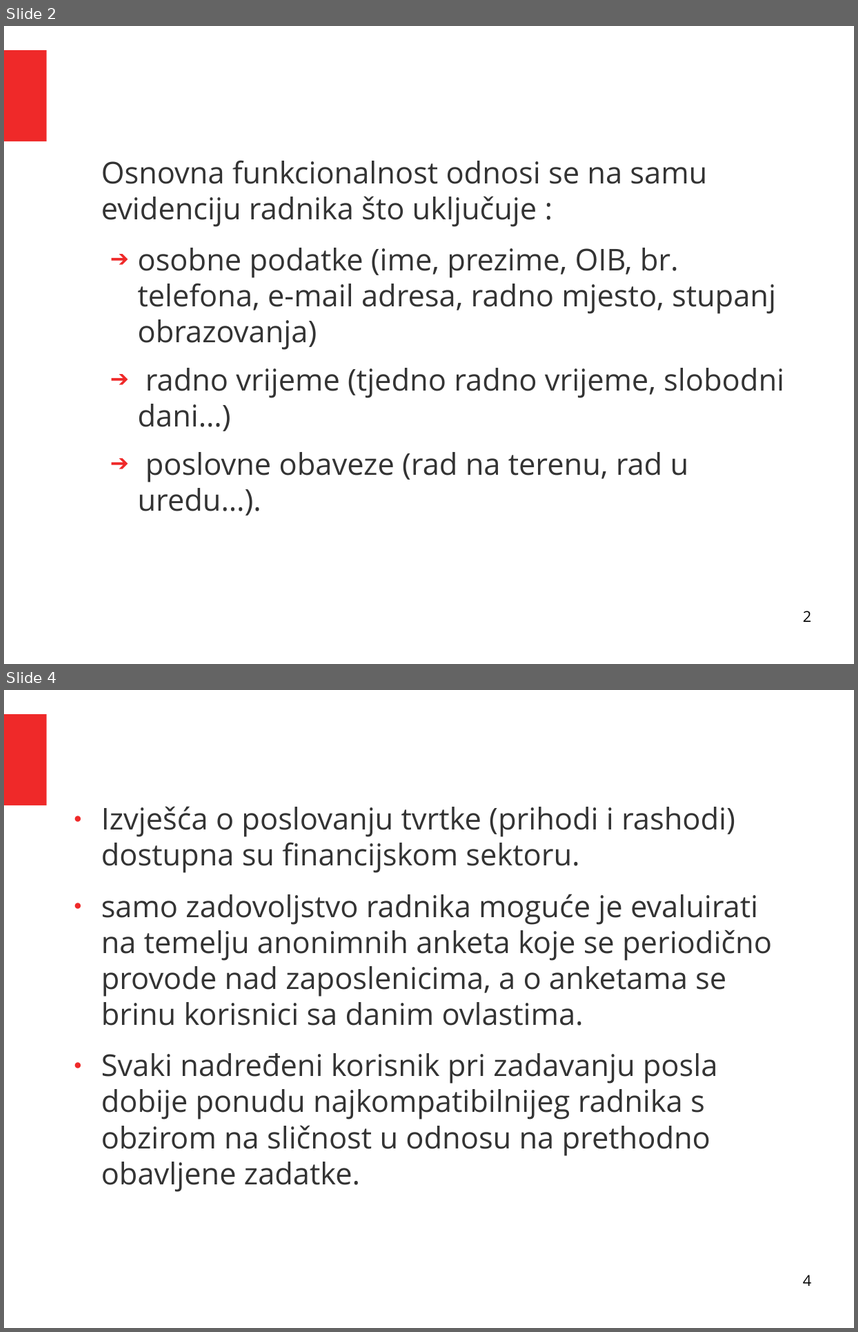
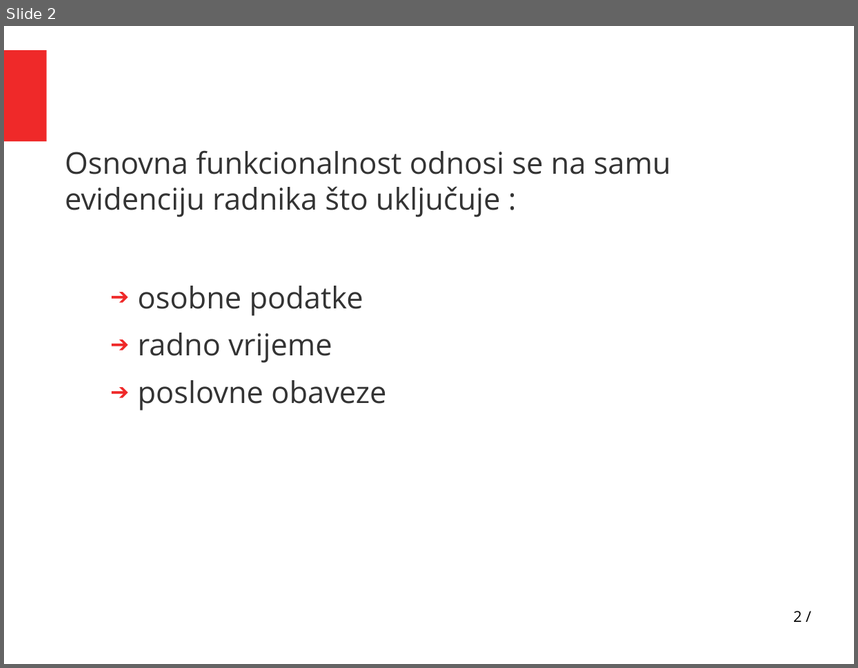
Before and after one commit to Alpfonso/Evidencija-i-administracija-radnika, a slide deck: presentation/prezentacija.odp. Shown one above the other, each under a label of ours: slides 2 and 4 before the commit, slide 2 after it; the slides between them are not shown. The pictures are 858x1332 and 858x668 pixels, drawn with LibreOffice and Linux fonts; fonts in the diff are those of the drawing. Boxes give left, top, right and bottom in pixels: in the first picture for what was removed or moved away, otherwise in the second. Text is boxed around its words. In the diff, an @@ line names an element or a change of style, - is before the commit and + after.

```diff
--- a/presentation/prezentacija.odp
+++ b/presentation/prezentacija.odp
@@ slide 4 removed at <box>4,690,854,1328</box>, background #FFFFFF; not listed: 1 template element that a slide beside it also shows @@
@@ text removed at <box>101,806,772,1185</box> @@
-● Izvješća o poslovanju tvrtke (prihodi i rashodi) dostupna su financijskom sektoru.
-● samo zadovoljstvo radnika moguće je evaluirati na temelju anonimnih anketa koje se periodično provode nad zaposlenicima, a o anketama se brinu korisnici sa danim ovlastima.
-● Svaki nadređeni korisnik pri zadavanju posla dobije ponudu najkompatibilnijeg radnika s obzirom na sličnost u odnosu na prethodno obavljene zadatke.
@@ page number removed at <box>803,1274,811,1285</box> @@
-4
@@ slide 2 changed as well @@
@@ text "Osnovna funkcionalnost odnosi se na ...": place and size @@
-text "Osnovna funkcionalnost odnosi se na ..." at <box>101,160,784,515</box>
+text "Osnovna funkcionalnost odnosi se na ..." at <box>65,150,671,410</box>
@@ text at <box>65,150,671,217</box>: indent changed @@
@@ text at <box>138,285,386,410</box>: text changed @@
-  ➔ osobne podatke (ime, prezime, OIB, br. telefona, e-mail adresa, radno mjesto, stupanj obrazovanja)
-  ➔ radno vrijeme (tjedno radno vrijeme, slobodni dani…)
-  ➔ poslovne obaveze (rad na terenu, rad u uredu…).
+  ➔ osobne podatke
+  ➔ radno vrijeme
+  ➔ poslovne obaveze
@@ page number at <box>793,610,802,621</box>: text changed @@
-2
+2 /
```
Also in this commit, not shown: 3 other slides changed, 2 slides added, 2 other slides removed, 1 other file.
